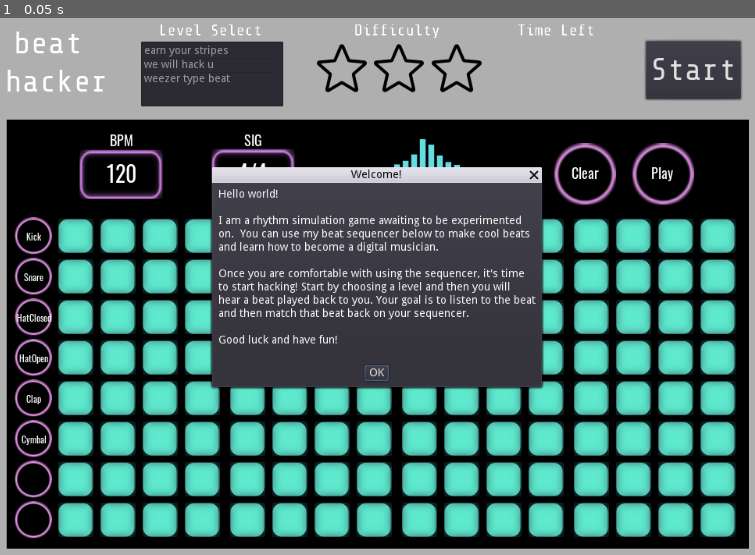
Above: before the commit, frame 1.
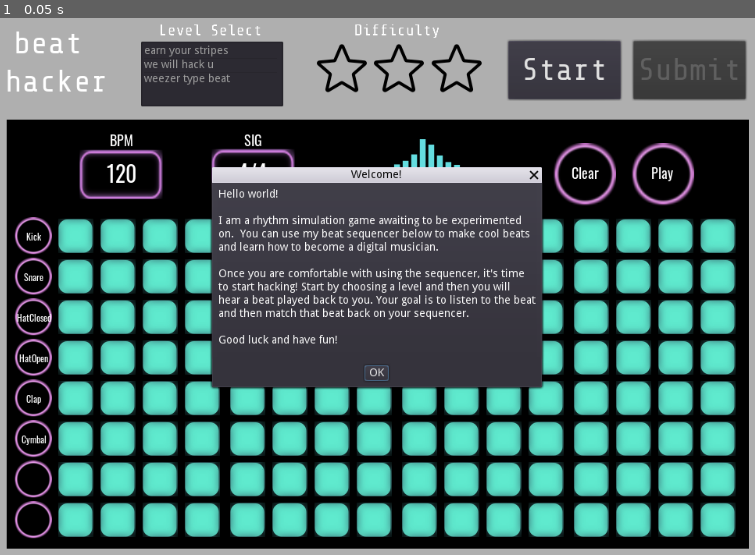
Above: after the commit, the same moment.

Repository: mdructor/beat_hacker
Game: Godot game, scene res://Assets/Scenes/Main.tscn
Same seed, same stepped clock (60 frames per second), same inputs: the game is played once before the commit and once after it.
Inputs:
- Up to frame 1 (0.05 s): no input

The runs differ from the first frame. In frame 1, 2.3% of the frame differs, in the area x 67-99%, y 1-16%.

Commit message:
Fixed beat data

Diff:
--- a/Assets/Scenes/Main.tscn
+++ b/Assets/Scenes/Main.tscn
@@ -18,12 +18,24 @@
 margin_bottom = 688.0
 
 [node name="StartButton" type="Button" parent="."]
-margin_left = 856.0
+margin_left = 680.0
 margin_top = 37.0
-margin_right = 978.0
+margin_right = 824.0
 margin_bottom = 112.0
 custom_fonts/font = ExtResource( 2 )
 text = "Start"
+__meta__ = {
+"_edit_use_anchors_": false
+}
+
+[node name="SubmitButton" type="Button" parent="."]
+margin_left = 840.0
+margin_top = 37.0
+margin_right = 984.0
+margin_bottom = 112.0
+custom_fonts/font = ExtResource( 2 )
+disabled = true
+text = "Submit"
 __meta__ = {
 "_edit_use_anchors_": false
 }
@@ -93,18 +105,6 @@
 "_edit_use_anchors_": false
 }
 
-[node name="TimeLabel" type="Label" parent="."]
-margin_left = 692.0
-margin_top = 12.0
-margin_right = 890.0
-margin_bottom = 58.0
-rect_scale = Vector2( 0.5, 0.5 )
-custom_fonts/font = ExtResource( 2 )
-text = "Time Left"
-__meta__ = {
-"_edit_use_anchors_": false
-}
-
 [node name="DescriptionLabel" type="Label" parent="."]
 margin_left = 483.0
 margin_top = 12.0
@@ -129,4 +129,5 @@
 margin_right = 508.0
 margin_bottom = 324.0
 [connection signal="pressed" from="StartButton" to="." method="_on_StartButton_pressed"]
+[connection signal="pressed" from="SubmitButton" to="." method="_onSubmit"]
 [connection signal="item_selected" from="LevelList" to="." method="_on_LevelList_item_selected"]
--- a/Assets/Scripts/Main.gd
+++ b/Assets/Scripts/Main.gd
@@ -29,12 +29,17 @@
 
 func createLevels():
 	# Create beat data
-	var lvl1Data = [Vector2(0,0),Vector2(0,4),Vector2(0,8),Vector2(0,12)]
-	var lvl2Data = [Vector2(0,0),Vector2(0,2),Vector2(1,4),Vector2(0,8),
-					Vector2(0,10),Vector2(1,12)]
-	var lvl3Data = [Vector2(0,0),Vector2(2,0),Vector2(2,2),Vector2(1,4),
-					Vector2(2,4),Vector2(2,6),Vector2(0,8),Vector2(2,8),
-					Vector2(2,10),Vector2(1,12),Vector2(2,12),Vector2(2,14)]
+	var lvl1Data = [Vector2(0,0),Vector2(0,2),Vector2(0,4),Vector2(0,6),
+					Vector2(0,8),Vector2(0,10),Vector2(0,12),Vector2(0,14)]
+	var lvl2Data = [Vector2(0,0),Vector2(0,1),Vector2(1,2),Vector2(0,4),
+					Vector2(0,5),Vector2(1,6),Vector2(0,8),Vector2(0,9),
+					Vector2(1,10),Vector2(0,12),Vector2(0,13),Vector2(1,14)]
+	var lvl3Data = [Vector2(0,0),Vector2(2,0),Vector2(2,1),Vector2(2,2),
+					Vector2(2,3),Vector2(2,4),Vector2(2,5),Vector2(2,6),
+					Vector2(2,7),Vector2(2,8),Vector2(2,9),Vector2(2,10),
+					Vector2(2,11),Vector2(2,12),Vector2(2,13),Vector2(2,14),
+					Vector2(2,15),Vector2(1,2),Vector2(0,4),Vector2(1,6),
+					Vector2(0,8),Vector2(1,10),Vector2(0,12),Vector2(1,14)]
 
 	var lvl1 = Level.new("earn your stripes", 1, lvl1Data, 120)
 	var lvl2 = Level.new("we will hack u", 1, lvl2Data, 81)
@@ -67,12 +72,14 @@
 	if _levelActive:
 		find_node("StartButton").set_text("Start")
 		_levelActive = false
+		get_node("SubmitButton").disabled = true
 	else:
 		if find_node("LevelList").is_anything_selected():
 			find_node("StartButton").set_text("Quit")
 			_levelActive = true
 			var index = find_node("LevelList").get_selected_items()[0]
 			startNewLevel(index)
+			get_node("SubmitButton").disabled = false
 
 
 func _onSubmit():
@@ -99,7 +106,7 @@
 			incorrect += 1
 
 	var resultsPopup = get_node("ResultsDialog")
-	resultsPopup.dialog_text = str(correct) + " correct\t" + str(incorrect) + " incorrect."
+	resultsPopup.dialog_text = str(correct) + " correct, " + str(incorrect) + " incorrect."
 	resultsPopup.popup_centered()
 
 func startNewLevel(index):
